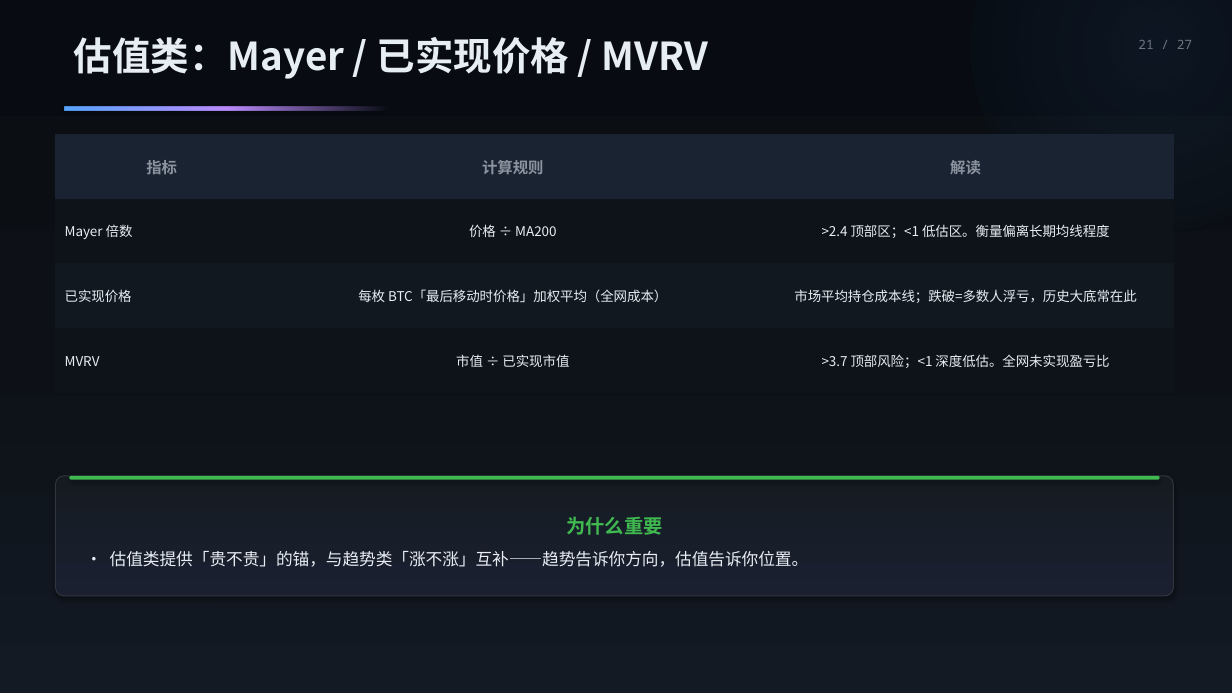
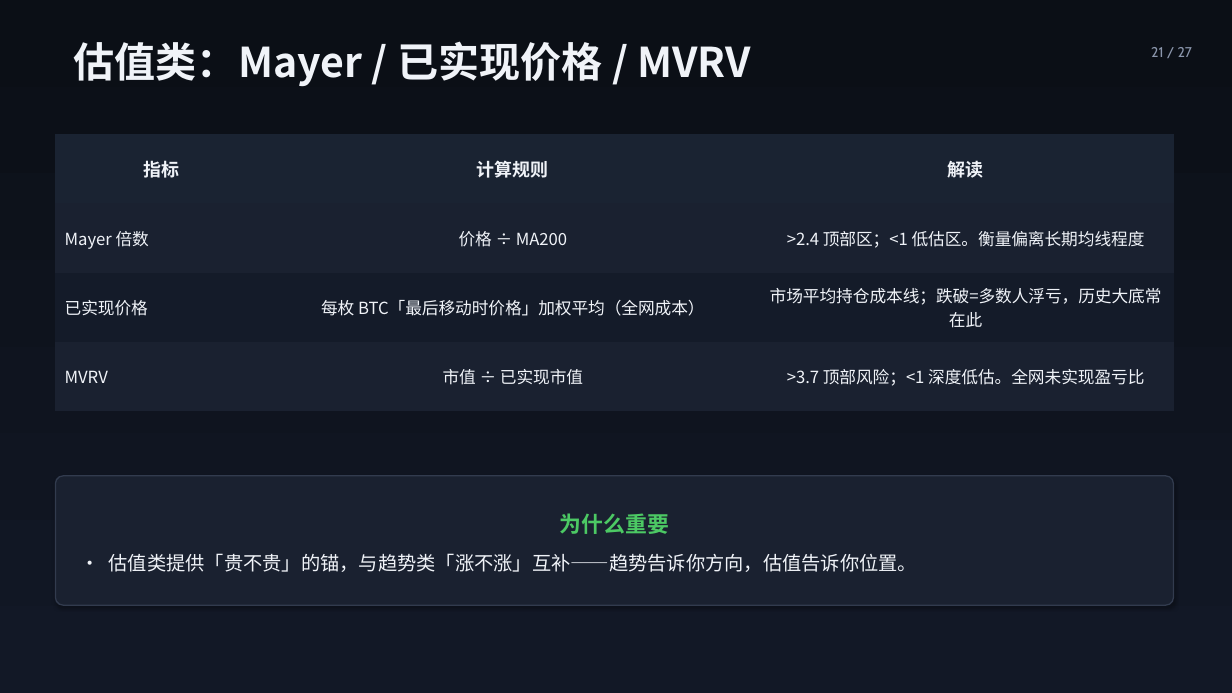
Before and after one commit to hhysteric/btc-momentum-pro, a slide deck: slide 21 of BTC_Momentum_演示.pptx. Drawn at 1232x693 pixels with LibreOffice and Linux fonts; fonts in the diff are those of the drawing. Boxes give left, top, right and bottom in pixels: in the first picture for what was removed or moved away, otherwise in the second. Text is boxed around its words. In the diff, an @@ line names an element or a change of style, - is before the commit and + after.

```diff
--- a/BTC_Momentum_演示.pptx
+++ b/BTC_Momentum_演示.pptx
@@ background #FFFFFF to gradient #0B0F16 to #121826 @@
@@ ellipse removed at (x1=970, y1=0, x2=1232, y2=231) @@
@@ text "估值类：Mayer / 已实现价格 / MVRV" at (x1=74, y1=41, x2=751, y2=87): size 30 to 32 pt, text colour #E6EDF3 to #F0F3F8 @@
@@ text "21 / 27" moved from (x1=1138, y1=40, x2=1192, y2=49) to (x1=1151, y1=47, x2=1192, y2=57) @@
@@ text "21 / 27" at (x1=1151, y1=47, x2=1192, y2=57): size 10 to 11 pt, font Noto Sans Mono to Cabin, text colour #6E7681 to #8B96AC @@
@@ rectangle removed at (x1=65, y1=106, x2=388, y2=110) @@
@@ table at (x1=55, y1=134, x2=1174, y2=411) @@
@@ fill #0E1219 to #1A2130 in 6 cells @@
@@ fill #121820 to #141B29 in row 3 @@
@@ size 12 to 14 pt, text colour #8B949E to #F0F3F8 in "指标", "计算规则", "解读" @@
@@ size 10.5 to 13 pt, text colour #E6EDF3 to #F0F3F8 @@
@@ rounded rectangle "为什么重要" resized from (x1=55, y1=476, x2=1174, y2=596) to (x1=55, y1=476, x2=1174, y2=605) @@
@@ rounded rectangle "为什么重要" at (x1=55, y1=476, x2=1174, y2=605): size 15 to 17 pt, text colour #3FB950 to #4CC964 in "为什么重要"; size 13 to 15 pt, text colour #E6EDF3 to #F0F3F8 in "• 估值类提供「贵不贵」的锚，与趋势类「涨不涨」互补——趋势告诉你方向，估值告诉你位置。"; more space between paragraphs; fill gradient #161B22 to #1A2030 to #1A2130; outline #30363D 0.75 pt to #323B4E 1 pt; shadow changed; proportions changed @@
@@ rounded rectangle removed at (x1=69, y1=476, x2=1160, y2=480) @@
```
Also in this commit, not shown: 26 other slides changed, 1 other file.
